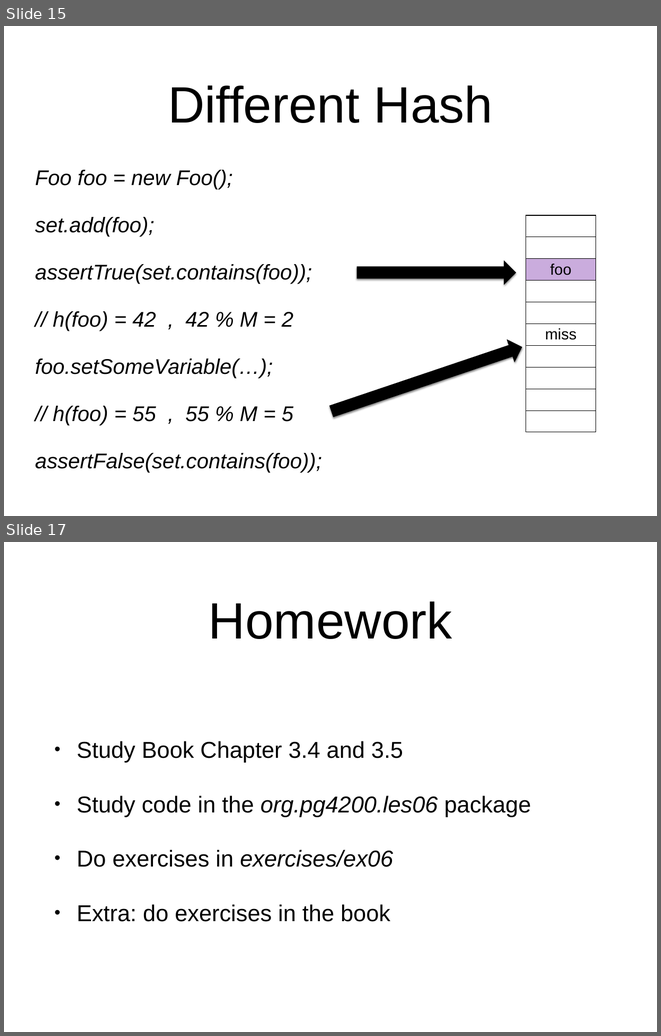
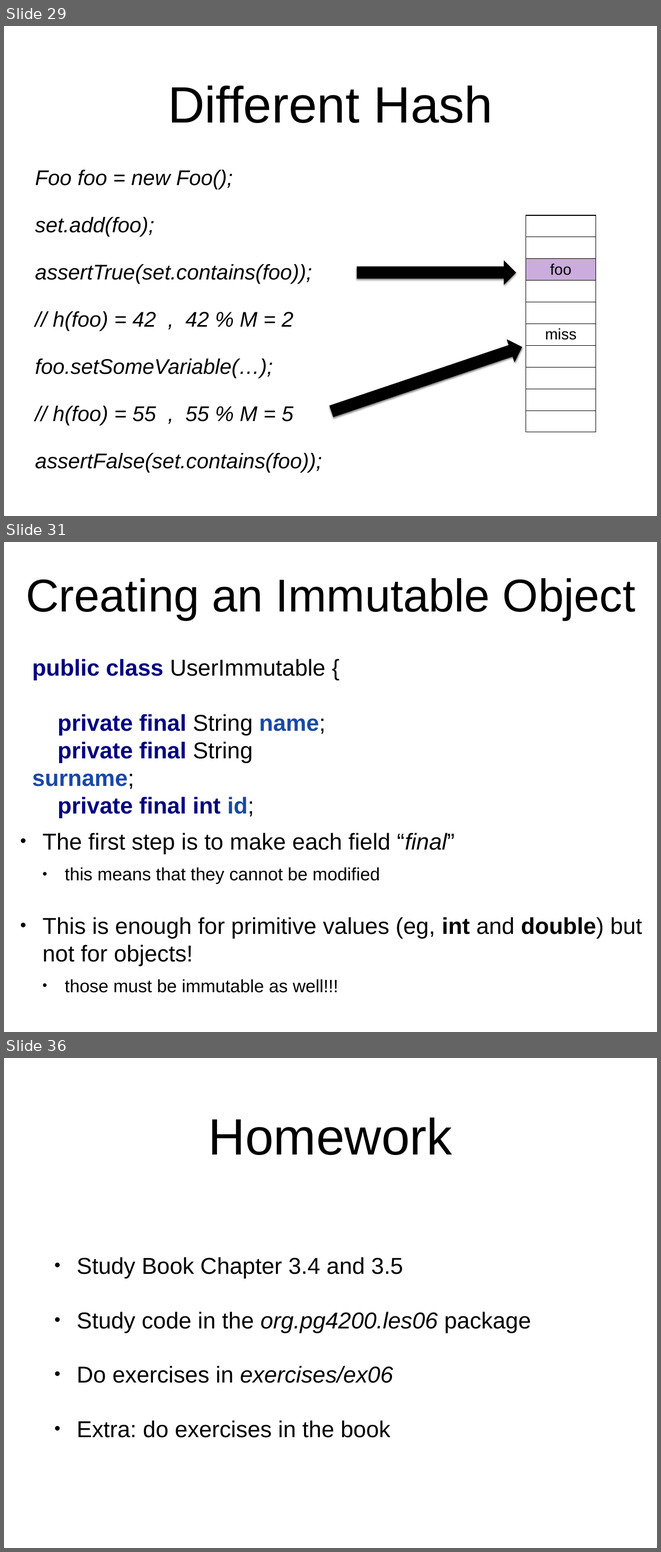
Before and after one commit to arcuri82/algorithms, a slide deck: docs/slides/06/06_hash_maps.pptx. Shown one above the other, each under a label of ours: slides 15 and 17 before the commit, slides 29, 31 and 36 after it; the slides between them are not shown. The pictures are 661x1036 and 661x1552 pixels, drawn with LibreOffice and Linux fonts; fonts in the diff are those of the drawing. Boxes give left, top, right and bottom in pixels: in the first picture for what was removed or moved away, otherwise in the second. Text is boxed around its words. In the diff, an @@ line names an element or a change of style, - is before the commit and + after.

```diff
--- a/docs/slides/06/06_hash_maps.pptx
+++ b/docs/slides/06/06_hash_maps.pptx
@@ slide 31 added at (x1=4, y1=542, x2=657, y2=1032), background #FFFFFF @@
@@ title added at (x1=26, y1=578, x2=635, y2=620), 72 pt, text #000000 @@
+Creating an Immutable Object
@@ text added at (x1=32, y1=659, x2=326, y2=818), 36 pt, text #000080, bold @@
+public class UserImmutable {
+private final String name;
+private final String surname;
+private final int id;
@@ text added at (x1=43, y1=832, x2=642, y2=992), 36 pt, text #000000 @@
+• The first step is to make each field “final”
+  • this means that they cannot be modified
+• This is enough for primitive values (eg, int and double) but not for objects!
+  • those must be immutable as well!!!
@@ what was slide 15 is now slide 29 @@
@@ what was slide 17 is now slide 36 @@
```
Also in this commit, not shown: 5 slides changed, 18 other slides added, 9 other files.
